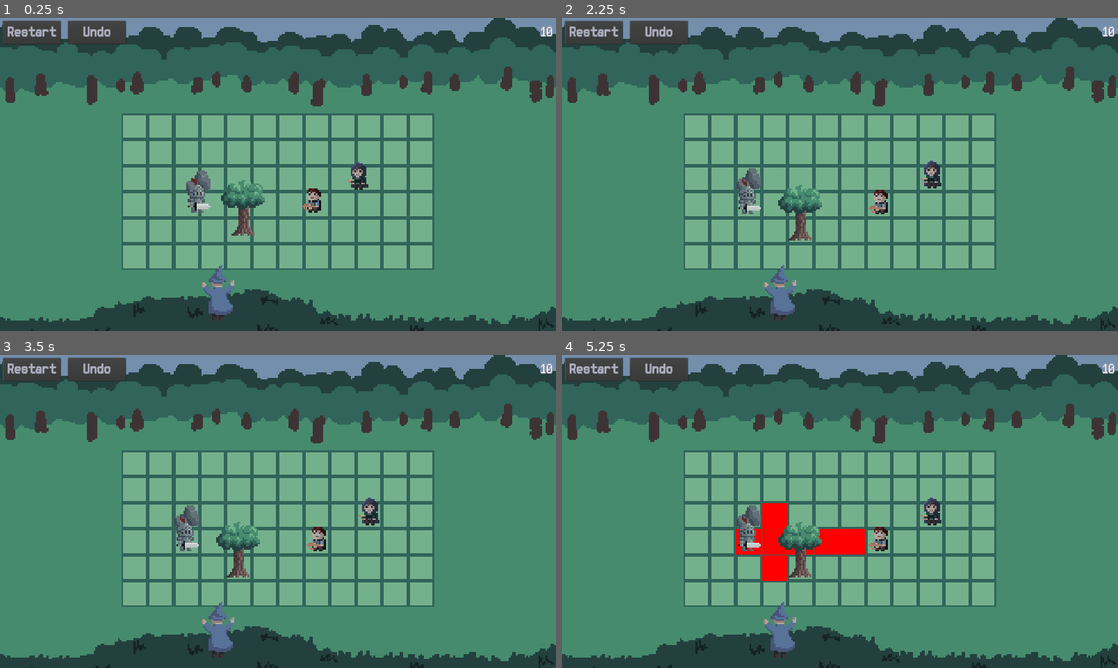
Above: before the commit, frames 1-4 (two rows, left to right).
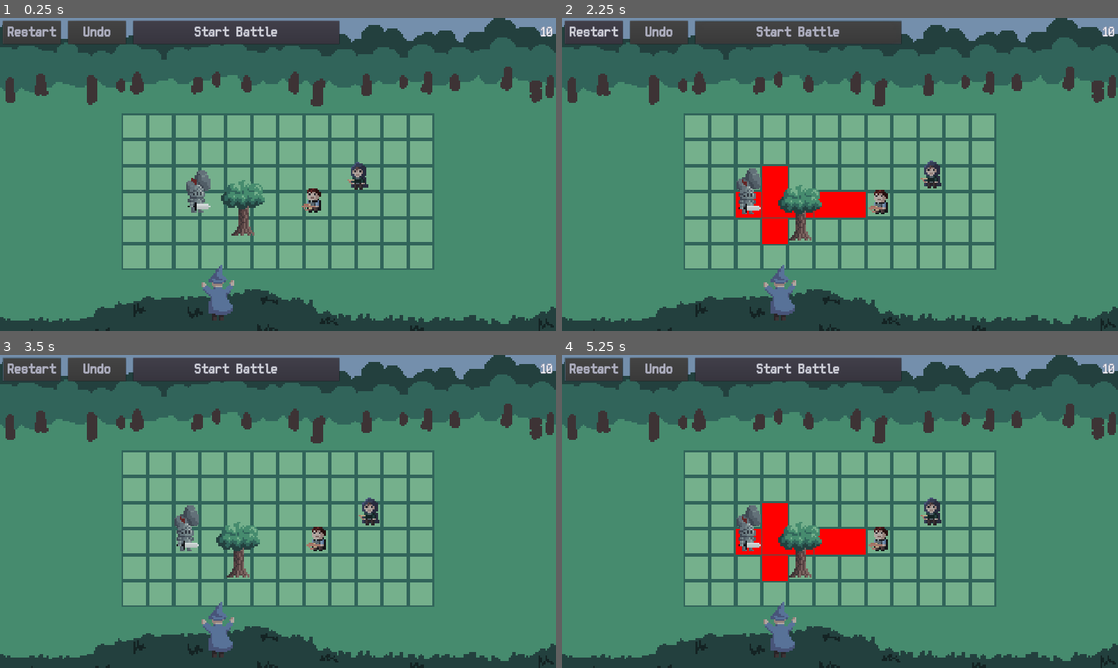
Above: after the commit, the same moments.

Repository: evamb/minijam87
Game: Godot game, scene res://Main.tscn
Two runs of this game, one before a commit and one after it. Both use one fixed random seed, a clock stepped at 60 frames per second and the inputs below. The engine's default icon, where the game draws it, is replaced by a stand-in: a white triangle on a blue panel in a dark square.
Inputs (mouse positions are in pixels of both pictures, inside the frame that each line leads up to):
- Up to frame 1 (0.25 s): no input
- Up to frame 2 (2.25 s): click (795, 33) at 0.5 s, where only the run after the commit has a clickable "Start Battle"; click (595, 33) at 1.25 s, where only the run after the commit has a clickable "Restart"; click (795, 33) at 2 s, where only the run after the commit has a clickable "Start Battle"
- Up to frame 3 (3.5 s): click (33, 370) at 2.75 s, where only the run after the commit has a clickable "Restart"
- Up to frame 4 (5.25 s): click (795, 370) at 3.5 s, where only the run after the commit has a clickable "Start Battle"; click (595, 370) at 4.25 s, where only the run after the commit has a clickable "Restart"; tap Enter (ui_accept) at 5 s; move the mouse to (962, 495) at 5.02 s; click (962, 495) at 5.1 s

The runs differ from the first frame. In frame 1, 1.8% of the frame differs, in the area x 23-62%, y 0-9%; in frame 2, 4.2%, in the area x 0-62%, y 0-73%; in frame 3, 1.8%; in frame 4, 1.8%.

Commit message:
start game button

Diff:
--- a/Main.tscn
+++ b/Main.tscn
@@ -32,62 +32,77 @@
 }
 
 [node name="GridCell" parent="Grid" instance=ExtResource( 3 )]
+modulate = Color( 1, 1, 1, 0 )
 position = Vector2( -495, -225 )
 scale = Vector2( 1.375, 1.375 )
 
 [node name="GridCell2" parent="Grid" instance=ExtResource( 3 )]
+modulate = Color( 1, 1, 1, 0 )
 position = Vector2( -495, -135 )
 scale = Vector2( 1.375, 1.375 )
 
 [node name="GridCell3" parent="Grid" instance=ExtResource( 3 )]
+modulate = Color( 1, 1, 1, 0 )
 position = Vector2( -495, -45 )
 scale = Vector2( 1.375, 1.375 )
 
 [node name="GridCell4" parent="Grid" instance=ExtResource( 3 )]
+modulate = Color( 1, 1, 1, 0 )
 position = Vector2( -495, 45 )
 scale = Vector2( 1.375, 1.375 )
 
 [node name="GridCell5" parent="Grid" instance=ExtResource( 3 )]
+modulate = Color( 1, 1, 1, 0 )
 position = Vector2( -495, 135 )
 scale = Vector2( 1.375, 1.375 )
 
 [node name="GridCell6" parent="Grid" instance=ExtResource( 3 )]
+modulate = Color( 1, 1, 1, 0 )
 position = Vector2( -495, 225 )
 scale = Vector2( 1.375, 1.375 )
 
 [node name="GridCell7" parent="Grid" instance=ExtResource( 3 )]
+modulate = Color( 1, 1, 1, 0 )
 position = Vector2( -405, -225 )
 scale = Vector2( 1.375, 1.375 )
 
 [node name="GridCell8" parent="Grid" instance=ExtResource( 3 )]
+modulate = Color( 1, 1, 1, 0 )
 position = Vector2( -405, -135 )
 scale = Vector2( 1.375, 1.375 )
 
 [node name="GridCell9" parent="Grid" instance=ExtResource( 3 )]
+modulate = Color( 1, 1, 1, 0 )
 position = Vector2( -405, -45 )
 scale = Vector2( 1.375, 1.375 )
 
 [node name="GridCell10" parent="Grid" instance=ExtResource( 3 )]
+modulate = Color( 1, 1, 1, 0 )
 position = Vector2( -405, 45 )
 scale = Vector2( 1.375, 1.375 )
 
 [node name="GridCell11" parent="Grid" instance=ExtResource( 3 )]
+modulate = Color( 1, 1, 1, 0 )
 position = Vector2( -405, 135 )
 scale = Vector2( 1.375, 1.375 )
 
 [node name="GridCell12" parent="Grid" instance=ExtResource( 3 )]
+modulate = Color( 1, 1, 1, 0 )
 position = Vector2( -405, 225 )
 scale = Vector2( 1.375, 1.375 )
 
 [node name="GridCell13" parent="Grid" instance=ExtResource( 3 )]
+modulate = Color( 1, 1, 1, 0 )
 position = Vector2( -315, -225 )
 scale = Vector2( 1.375, 1.375 )
 
 [node name="GridCell14" parent="Grid" instance=ExtResource( 3 )]
+modulate = Color( 1, 1, 1, 0 )
 position = Vector2( -315, -135 )
 scale = Vector2( 1.375, 1.375 )
 
 [node name="GridCell15" parent="Grid" instance=ExtResource( 3 )]
+modulate = Color( 1, 1, 1, 0 )
 position = Vector2( -315, -45 )
 scale = Vector2( 1.375, 1.375 )
 
@@ -95,61 +110,76 @@
 position = Vector2( -315, -45 )
 
 [node name="GridCell16" parent="Grid" instance=ExtResource( 3 )]
+modulate = Color( 1, 1, 1, 0 )
 position = Vector2( -315, 45 )
 scale = Vector2( 1.375, 1.375 )
 
 [node name="Sword" parent="Grid" instance=ExtResource( 6 )]
 position = Vector2( -315, 45 )
+z_index = 1
 
 [node name="GridCell17" parent="Grid" instance=ExtResource( 3 )]
+modulate = Color( 1, 1, 1, 0 )
 position = Vector2( -315, 135 )
 scale = Vector2( 1.375, 1.375 )
 
 [node name="GridCell18" parent="Grid" instance=ExtResource( 3 )]
+modulate = Color( 1, 1, 1, 0 )
 position = Vector2( -315, 225 )
 scale = Vector2( 1.375, 1.375 )
 
 [node name="GridCell19" parent="Grid" instance=ExtResource( 3 )]
+modulate = Color( 1, 1, 1, 0 )
 position = Vector2( -225, -225 )
 scale = Vector2( 1.375, 1.375 )
 
 [node name="GridCell20" parent="Grid" instance=ExtResource( 3 )]
+modulate = Color( 1, 1, 1, 0 )
 position = Vector2( -225, -135 )
 scale = Vector2( 1.375, 1.375 )
 
 [node name="GridCell21" parent="Grid" instance=ExtResource( 3 )]
+modulate = Color( 1, 1, 1, 0 )
 position = Vector2( -225, -45 )
 scale = Vector2( 1.375, 1.375 )
 
 [node name="GridCell22" parent="Grid" instance=ExtResource( 3 )]
+modulate = Color( 1, 1, 1, 0 )
 position = Vector2( -225, 45 )
 scale = Vector2( 1.375, 1.375 )
 
 [node name="GridCell23" parent="Grid" instance=ExtResource( 3 )]
+modulate = Color( 1, 1, 1, 0 )
 position = Vector2( -225, 135 )
 scale = Vector2( 1.375, 1.375 )
 
 [node name="GridCell24" parent="Grid" instance=ExtResource( 3 )]
+modulate = Color( 1, 1, 1, 0 )
 position = Vector2( -225, 225 )
 scale = Vector2( 1.375, 1.375 )
 
 [node name="GridCell25" parent="Grid" instance=ExtResource( 3 )]
+modulate = Color( 1, 1, 1, 0 )
 position = Vector2( -135, -225 )
 scale = Vector2( 1.375, 1.375 )
 
 [node name="GridCell26" parent="Grid" instance=ExtResource( 3 )]
+modulate = Color( 1, 1, 1, 0 )
 position = Vector2( -135, -135 )
 scale = Vector2( 1.375, 1.375 )
 
 [node name="GridCell27" parent="Grid" instance=ExtResource( 3 )]
+modulate = Color( 1, 1, 1, 0 )
 position = Vector2( -135, -45 )
 scale = Vector2( 1.375, 1.375 )
 
 [node name="GridCell28" parent="Grid" instance=ExtResource( 3 )]
+modulate = Color( 1, 1, 1, 0 )
 position = Vector2( -135, 45 )
 scale = Vector2( 1.375, 1.375 )
 
 [node name="GridCell29" parent="Grid" instance=ExtResource( 3 )]
+modulate = Color( 1, 1, 1, 0 )
 position = Vector2( -135, 135 )
 scale = Vector2( 1.375, 1.375 )
 
@@ -157,180 +187,225 @@
 position = Vector2( -135, 135 )
 
 [node name="GridCell30" parent="Grid" instance=ExtResource( 3 )]
+modulate = Color( 1, 1, 1, 0 )
 position = Vector2( -135, 225 )
 scale = Vector2( 1.375, 1.375 )
 
 [node name="GridCell31" parent="Grid" instance=ExtResource( 3 )]
+modulate = Color( 1, 1, 1, 0 )
 position = Vector2( -45, -225 )
 scale = Vector2( 1.375, 1.375 )
 
 [node name="GridCell32" parent="Grid" instance=ExtResource( 3 )]
+modulate = Color( 1, 1, 1, 0 )
 position = Vector2( -45, -135 )
 scale = Vector2( 1.375, 1.375 )
 
 [node name="GridCell33" parent="Grid" instance=ExtResource( 3 )]
+modulate = Color( 1, 1, 1, 0 )
 position = Vector2( -45, -45 )
 scale = Vector2( 1.375, 1.375 )
 
 [node name="GridCell34" parent="Grid" instance=ExtResource( 3 )]
+modulate = Color( 1, 1, 1, 0 )
 position = Vector2( -45, 45 )
 scale = Vector2( 1.375, 1.375 )
 
 [node name="GridCell35" parent="Grid" instance=ExtResource( 3 )]
+modulate = Color( 1, 1, 1, 0 )
 position = Vector2( -45, 135 )
 scale = Vector2( 1.375, 1.375 )
 
 [node name="GridCell36" parent="Grid" instance=ExtResource( 3 )]
+modulate = Color( 1, 1, 1, 0 )
 position = Vector2( -45, 225 )
 scale = Vector2( 1.375, 1.375 )
 
 [node name="GridCell37" parent="Grid" instance=ExtResource( 3 )]
+modulate = Color( 1, 1, 1, 0 )
 position = Vector2( 45, -225 )
 scale = Vector2( 1.375, 1.375 )
 
 [node name="GridCell38" parent="Grid" instance=ExtResource( 3 )]
+modulate = Color( 1, 1, 1, 0 )
 position = Vector2( 45, -135 )
 scale = Vector2( 1.375, 1.375 )
 
 [node name="GridCell39" parent="Grid" instance=ExtResource( 3 )]
+modulate = Color( 1, 1, 1, 0 )
 position = Vector2( 45, -45 )
 scale = Vector2( 1.375, 1.375 )
 
 [node name="GridCell40" parent="Grid" instance=ExtResource( 3 )]
+modulate = Color( 1, 1, 1, 0 )
 position = Vector2( 45, 45 )
 scale = Vector2( 1.375, 1.375 )
 
 [node name="GridCell41" parent="Grid" instance=ExtResource( 3 )]
+modulate = Color( 1, 1, 1, 0 )
 position = Vector2( 45, 135 )
 scale = Vector2( 1.375, 1.375 )
 
 [node name="GridCell42" parent="Grid" instance=ExtResource( 3 )]
+modulate = Color( 1, 1, 1, 0 )
 position = Vector2( 45, 225 )
 scale = Vector2( 1.375, 1.375 )
 
 [node name="GridCell43" parent="Grid" instance=ExtResource( 3 )]
+modulate = Color( 1, 1, 1, 0 )
 position = Vector2( 135, -225 )
 scale = Vector2( 1.375, 1.375 )
 
 [node name="GridCell44" parent="Grid" instance=ExtResource( 3 )]
+modulate = Color( 1, 1, 1, 0 )
 position = Vector2( 135, -135 )
 scale = Vector2( 1.375, 1.375 )
 
 [node name="GridCell45" parent="Grid" instance=ExtResource( 3 )]
+modulate = Color( 1, 1, 1, 0 )
 position = Vector2( 135, -45 )
 scale = Vector2( 1.375, 1.375 )
 
 [node name="GridCell46" parent="Grid" instance=ExtResource( 3 )]
+modulate = Color( 1, 1, 1, 0 )
 position = Vector2( 135, 45 )
 scale = Vector2( 1.375, 1.375 )
 
 [node name="Crossbow" parent="Grid" instance=ExtResource( 7 )]
 position = Vector2( 135, 45 )
+z_index = 1
 
 [node name="GridCell47" parent="Grid" instance=ExtResource( 3 )]
+modulate = Color( 1, 1, 1, 0 )
 position = Vector2( 135, 135 )
 scale = Vector2( 1.375, 1.375 )
 
 [node name="GridCell48" parent="Grid" instance=ExtResource( 3 )]
+modulate = Color( 1, 1, 1, 0 )
 position = Vector2( 135, 225 )
 scale = Vector2( 1.375, 1.375 )
 
 [node name="GridCell49" parent="Grid" instance=ExtResource( 3 )]
+modulate = Color( 1, 1, 1, 0 )
 position = Vector2( 225, -225 )
 scale = Vector2( 1.375, 1.375 )
 
 [node name="GridCell50" parent="Grid" instance=ExtResource( 3 )]
+modulate = Color( 1, 1, 1, 0 )
 position = Vector2( 225, -135 )
 scale = Vector2( 1.375, 1.375 )
 
 [node name="GridCell51" parent="Grid" instance=ExtResource( 3 )]
+modulate = Color( 1, 1, 1, 0 )
 position = Vector2( 225, -45 )
 scale = Vector2( 1.375, 1.375 )
 
 [node name="GridCell52" parent="Grid" instance=ExtResource( 3 )]
+modulate = Color( 1, 1, 1, 0 )
 position = Vector2( 225, 45 )
 scale = Vector2( 1.375, 1.375 )
 
 [node name="GridCell53" parent="Grid" instance=ExtResource( 3 )]
+modulate = Color( 1, 1, 1, 0 )
 position = Vector2( 225, 135 )
 scale = Vector2( 1.375, 1.375 )
 
 [node name="GridCell54" parent="Grid" instance=ExtResource( 3 )]
+modulate = Color( 1, 1, 1, 0 )
 position = Vector2( 225, 225 )
 scale = Vector2( 1.375, 1.375 )
 
 [node name="GridCell55" parent="Grid" instance=ExtResource( 3 )]
+modulate = Color( 1, 1, 1, 0 )
 position = Vector2( 315, -225 )
 scale = Vector2( 1.375, 1.375 )
 
 [node name="GridCell56" parent="Grid" instance=ExtResource( 3 )]
+modulate = Color( 1, 1, 1, 0 )
 position = Vector2( 315, -135 )
 scale = Vector2( 1.375, 1.375 )
 
 [node name="GridCell57" parent="Grid" instance=ExtResource( 3 )]
+modulate = Color( 1, 1, 1, 0 )
 position = Vector2( 315, -45 )
 scale = Vector2( 1.375, 1.375 )
 
 [node name="Bow" parent="Grid" instance=ExtResource( 10 )]
 position = Vector2( 315, -45 )
+z_index = 1
 
 [node name="GridCell58" parent="Grid" instance=ExtResource( 3 )]
+modulate = Color( 1, 1, 1, 0 )
 position = Vector2( 315, 45 )
 scale = Vector2( 1.375, 1.375 )
 
 [node name="GridCell59" parent="Grid" instance=ExtResource( 3 )]
+modulate = Color( 1, 1, 1, 0 )
 position = Vector2( 315, 135 )
 scale = Vector2( 1.375, 1.375 )
 
 [node name="GridCell60" parent="Grid" instance=ExtResource( 3 )]
+modulate = Color( 1, 1, 1, 0 )
 position = Vector2( 315, 225 )
 scale = Vector2( 1.375, 1.375 )
 
 [node name="GridCell61" parent="Grid" instance=ExtResource( 3 )]
+modulate = Color( 1, 1, 1, 0 )
 position = Vector2( 405, -225 )
 scale = Vector2( 1.375, 1.375 )
 
 [node name="GridCell62" parent="Grid" instance=ExtResource( 3 )]
+modulate = Color( 1, 1, 1, 0 )
 position = Vector2( 405, -135 )
 scale = Vector2( 1.375, 1.375 )
 
 [node name="GridCell63" parent="Grid" instance=ExtResource( 3 )]
+modulate = Color( 1, 1, 1, 0 )
 position = Vector2( 405, -45 )
 scale = Vector2( 1.375, 1.375 )
 
 [node name="GridCell64" parent="Grid" instance=ExtResource( 3 )]
+modulate = Color( 1, 1, 1, 0 )
 position = Vector2( 405, 45 )
 scale = Vector2( 1.375, 1.375 )
 
 [node name="GridCell65" parent="Grid" instance=ExtResource( 3 )]
+modulate = Color( 1, 1, 1, 0 )
 position = Vector2( 405, 135 )
 scale = Vector2( 1.375, 1.375 )
 
 [node name="GridCell66" parent="Grid" instance=ExtResource( 3 )]
+modulate = Color( 1, 1, 1, 0 )
 position = Vector2( 405, 225 )
 scale = Vector2( 1.375, 1.375 )
 
 [node name="GridCell67" parent="Grid" instance=ExtResource( 3 )]
+modulate = Color( 1, 1, 1, 0 )
 position = Vector2( 495, -225 )
 scale = Vector2( 1.375, 1.375 )
 
 [node name="GridCell68" parent="Grid" instance=ExtResource( 3 )]
+modulate = Color( 1, 1, 1, 0 )
 position = Vector2( 495, -135 )
 scale = Vector2( 1.375, 1.375 )
 
 [node name="GridCell69" parent="Grid" instance=ExtResource( 3 )]
+modulate = Color( 1, 1, 1, 0 )
 position = Vector2( 495, -45 )
 scale = Vector2( 1.375, 1.375 )
 
 [node name="GridCell70" parent="Grid" instance=ExtResource( 3 )]
+modulate = Color( 1, 1, 1, 0 )
 position = Vector2( 495, 45 )
 scale = Vector2( 1.375, 1.375 )
 
 [node name="GridCell71" parent="Grid" instance=ExtResource( 3 )]
+modulate = Color( 1, 1, 1, 0 )
 position = Vector2( 495, 135 )
 scale = Vector2( 1.375, 1.375 )
 
 [node name="GridCell72" parent="Grid" instance=ExtResource( 3 )]
+modulate = Color( 1, 1, 1, 0 )
 position = Vector2( 495, 225 )
 scale = Vector2( 1.375, 1.375 )
 
@@ -345,5 +420,6 @@
 [connection signal="mana_changed" from="Cursor" to="CanvasLayer/IngameUI" method="_on_Cursor_mana_changed"]
 [connection signal="button_up" from="CanvasLayer/IngameUI/HBoxContainer/RestartButton" to="Cursor" method="_on_RestartButton_button_up"]
 [connection signal="button_up" from="CanvasLayer/IngameUI/HBoxContainer/UndoButton" to="Cursor" method="_on_UndoButton_button_up"]
+[connection signal="button_down" from="CanvasLayer/IngameUI/HBoxContainer/StartBattleButton" to="Cursor" method="_on_StartBattleButton_button_down"]
 
 [editable path="CanvasLayer/IngameUI"]
--- a/cell_object/Soldier.tscn
+++ b/cell_object/Soldier.tscn
@@ -3,7 +3,9 @@
 [ext_resource path="res://cell_object/CellObject.tscn" type="PackedScene" id=1]
 [ext_resource path="res://cell_object/Soldier.gd" type="Script" id=2]
 
-[node name="Soldier" instance=ExtResource( 1 )]
+[node name="Soldier" groups=[
+"soldiers",
+] instance=ExtResource( 1 )]
 script = ExtResource( 2 )
 can_be_moved = true
 blocks_drop = true
--- a/cursor/Cursor.gd
+++ b/cursor/Cursor.gd
@@ -36,6 +36,7 @@
 
 
 func _undo() -> void:
+	_reset_grid_cell_alpha()
 	var fromTo = _undo_stack.pop_back()
 	if fromTo:
 		var occupant = fromTo[1].pick_occupant()
@@ -102,12 +103,24 @@
 			_latest_area = null
 
 
+func _reset_grid_cell_alpha() -> void:
+	for grid_cell in get_tree().get_nodes_in_group("grid_cell"):
+		grid_cell.modulate.a = 0
+
+
 func _on_UndoButton_button_up() -> void:
 	if not _dragged_area:
 		_undo()
+		_reset_grid_cell_alpha()
 
 
 func _on_RestartButton_button_up() -> void:
 	while _undo_stack.size() > 0:
 		_undo()
 		yield(get_tree().create_timer(0.1), "timeout")
+	_reset_grid_cell_alpha()
+
+
+func _on_StartBattleButton_button_down() -> void:
+	for soldier in get_tree().get_nodes_in_group("soldiers"):
+		soldier.execute_attack()
--- a/grid/GridCell.tscn
+++ b/grid/GridCell.tscn
@@ -15,6 +15,7 @@
 [node name="GridCell" type="Area2D" groups=[
 "grid_cell",
 ]]
+modulate = Color( 1, 1, 1, 0 )
 script = ExtResource( 2 )
 
 [node name="CollisionShape2D" type="CollisionShape2D" parent="."]
--- a/ui/IngameUI.gd
+++ b/ui/IngameUI.gd
@@ -2,6 +2,7 @@
 
 onready var _undo_button = $HBoxContainer/UndoButton
 onready var _restart_button = $HBoxContainer/RestartButton
+onready var _start_battle_button = $HBoxContainer/StartBattleButton
 onready var _mana_label = $HBoxContainer/Mana
 
 
@@ -17,3 +18,17 @@
 
 func _on_Cursor_mana_changed(mana: int) -> void:
 	_mana_label.text = str(mana)
+
+
+func _on_StartBattleButton_button_up() -> void:
+	_start_battle_button.disabled = true
+	_restart_button.disabled = false
+
+
+func _on_RestartButton_button_up() -> void:
+	_start_battle_button.disabled = false
+	_restart_button.disabled = true
+
+
+func _on_UndoButton_button_up() -> void:
+	_start_battle_button.disabled = false
--- a/ui/IngameUI.tscn
+++ b/ui/IngameUI.tscn
@@ -43,8 +43,18 @@
 shortcut_in_tooltip = false
 text = "Undo"
 
+[node name="StartBattleButton" type="Button" parent="HBoxContainer"]
+margin_left = 450.0
+margin_right = 1162.0
+margin_bottom = 80.0
+rect_min_size = Vector2( 200, 80 )
+size_flags_horizontal = 3
+custom_fonts/font = ExtResource( 1 )
+shortcut_in_tooltip = false
+text = "Start Battle"
+
 [node name="Mana" type="Label" parent="HBoxContainer"]
-margin_left = 450.0
+margin_left = 1187.0
 margin_top = 14.0
 margin_right = 1900.0
 margin_bottom = 65.0
@@ -53,3 +63,7 @@
 text = "10"
 align = 2
 valign = 1
+
+[connection signal="button_up" from="HBoxContainer/RestartButton" to="." method="_on_RestartButton_button_up"]
+[connection signal="button_up" from="HBoxContainer/UndoButton" to="." method="_on_UndoButton_button_up"]
+[connection signal="button_up" from="HBoxContainer/StartBattleButton" to="." method="_on_StartBattleButton_button_up"]
